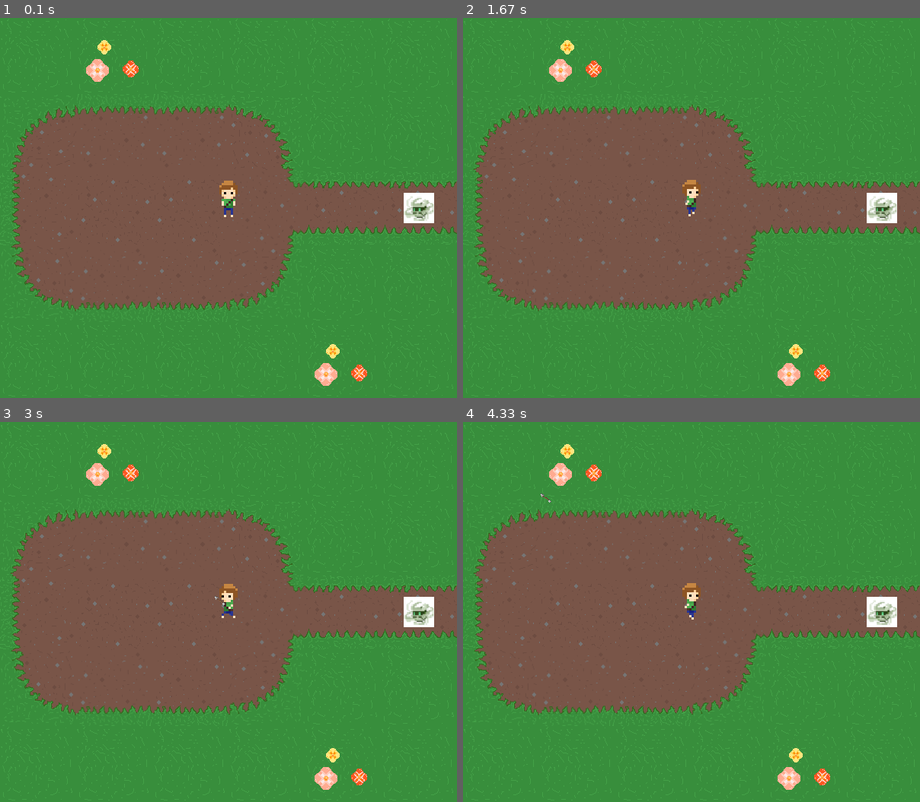
Above: before the commit, frames 1-4 (two rows, left to right).
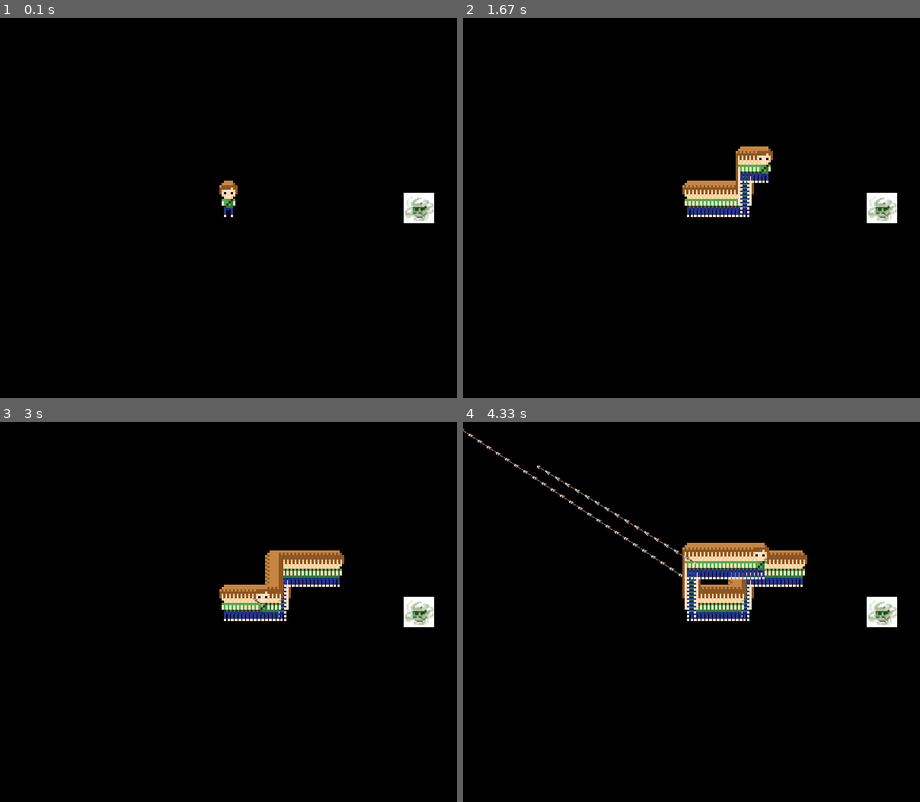
Above: after the commit, the same moments.

Repository: TomasPires/Projeto_Final_pygame
Game: pygame game, started from treasures_and_burial.py
Two runs of this game, one before a commit and one after it. Both use one fixed random seed, a clock stepped at 60 frames per second and the inputs below.
Inputs:
- Up to frame 1 (0.1 s): no input
- Up to frame 2 (1.67 s): tap Space at 0.33 s; hold D 0.67-1.13 s; hold W 1.17-1.47 s; hold D from 1.5 s (still down)
- Up to frame 3 (3 s): release D at 1.97 s; hold A 2-2.53 s; hold S 2.57-2.87 s; hold A from 2.9 s (still down); tap Space at 2.97 s
- Up to frame 4 (4.33 s): tap Space at 3.27, 3.4, 3.8, 4.1 s; release A at 3.3 s; hold W 3.33-3.7 s; hold D from 3.73 s (still down)

The runs differ from the first frame. In frame 1, 99% of the frame differs, in the area x 0-100%, y 0-100%; in frame 2, 99%; in frame 3, 99%; in frame 4, 99%.

Commit message:
Continuação mudança de mapa

Diff:
--- a/treasures_and_burial.py
+++ b/treasures_and_burial.py
@@ -25,40 +25,13 @@
 window = pygame.display.set_mode((WIDTH, HEIGHT))
 pygame.display.set_caption('Treasures and Burial')
 clock = pygame.time.Clock()
-
+map_n0 = 1
+map_n1 = 1
 
 def load_assets():
     assets = {}
     assets['arrow_img'] = pygame.image.load('Pixel_TreasuresandBurial/props/objects/projectiles/arrow-16x16.png').convert_alpha()
     assets['character_img'] = pygame.image.load('Pixel_TreasuresandBurial/props/characters/front/char0.0-96x96.png').convert_alpha()
-    char_front = []
-    for i in range(0,8):
-        filename = 'Pixel_TreasuresandBurial/props/characters/front/char0.{0}-96x96.png'.format(i)
-        img = pygame.image.load(filename).convert_alpha()
-        img = pygame.transform.scale(img,(CHAR_SIZE, CHAR_SIZE))
-        char_front.append(img)
-    char_right = []
-    for i in range(0,10):
-        filename = 'Pixel_TreasuresandBurial/props/characters/right/char1.{0}-96x96.png'.format(i)
-        img = pygame.image.load(filename).convert_alpha()
-        img = pygame.transform.scale(img,(CHAR_SIZE, CHAR_SIZE))
-        char_right.append(img)
-    char_back = []
-    for i in range(0,8):
-        filename = 'Pixel_TreasuresandBurial/props/characters/back/char2.{0}-96x96.png'.format(i)
-        img = pygame.image.load(filename).convert_alpha()
-        img = pygame.transform.scale(img,(CHAR_SIZE, CHAR_SIZE))
-        char_back.append(img)
-    char_left = []
-    for i in range(0,10):
-        filename = 'Pixel_TreasuresandBurial/props/characters/left/char3.{0}-96x96.png'.format(i)
-        img = pygame.image.load(filename).convert_alpha()
-        img = pygame.transform.scale(img,(CHAR_SIZE, CHAR_SIZE))
-        char_left.append(img)
-    assets['char_front'] = char_front
-    assets['char_right'] = char_right
-    assets['char_back'] = char_back
-    assets['char_left'] = char_left
     assets['init_screen'] = pygame.image.load('Pixel_TreasuresandBurial/img/introscreen-500x400.png').convert()
     assets['init_screen'] = pygame.transform.scale(assets['init_screen'], (WIDTH,HEIGHT))
     over_anim = []
@@ -68,6 +41,34 @@
         img = pygame.transform.scale(img,(WIDTH,HEIGHT))
         over_anim.append(img)
     assets['over_screen'] = over_anim
+    anim_right = []
+    anim_left = []
+    anim_front = []
+    anim_back = []
+    for i in range(10):
+        frame_right = 'Pixel_TreasuresandBurial/props/characters/right/char1.{0}-96x96.png'.format(i)
+        img = pygame.image.load(frame_right).convert_alpha()
+        img = pygame.transform.scale(img,(CHAR_SIZE,CHAR_SIZE))
+        anim_right.append(img)
+    assets['character_right'] = anim_right
+    for i in range(10):
+        frame_left = 'Pixel_TreasuresandBurial/props/characters/left/char3.{0}-96x96.png'.format(i)
+        img = pygame.image.load(frame_left).convert_alpha()
+        img = pygame.transform.scale(img,(CHAR_SIZE,CHAR_SIZE))
+        anim_left.append(img)
+    assets['character_left'] = anim_left
+    for i in range(8):
+        frame_front = 'Pixel_TreasuresandBurial/props/characters/front/char0.{0}-96x96.png'.format(i)
+        img = pygame.image.load(frame_front).convert_alpha()
+        img = pygame.transform.scale(img,(CHAR_SIZE,CHAR_SIZE))
+        anim_front.append(img)
+    assets['character_front'] = anim_front
+    for i in range(8):
+        frame_back = 'Pixel_TreasuresandBurial/props/characters/back/char2.{0}-96x96.png'.format(i)
+        img = pygame.image.load(frame_back).convert_alpha()
+        img = pygame.transform.scale(img,(CHAR_SIZE,CHAR_SIZE))
+        anim_front.append(img)
+    assets['character_back'] = anim_back
     anim_torch = []
     for i in range(1,5):
         frame_torch = 'Pixel_TreasuresandBurial/props/animation/fire{0}-128x128.png'.format(i)
@@ -149,29 +150,22 @@
     def __init__(self, groups, assets):
         pygame.sprite.Sprite.__init__(self)
 
-        self.groups = groups
-        self.assets = assets
-        #Tiro
-        self.last_shot = pygame.time.get_ticks()
-        self.shoot_ticks = 500
-        #Animção
-        self.imgkey = 'char_front'
-        self.index = 0
-        #Imagem
-        self.image = self.assets[self.imgkey][self.index]
+        self.image = assets['character_img']
         self.rect = self.image.get_rect()
         self.mask = pygame.mask.from_surface(self.image)
         self.rect.centerx = WIDTH/2
         self.rect.centery = HEIGHT/2
-        #Movimento
         self.delta = {"left":0,"right":0,"up":0,"down":0}
         self.speed = 5
+        self.groups = groups
+        self.assets = assets
+
+        self.last_shot = pygame.time.get_ticks()
+        self.shoot_ticks = 500
 
     def update(self):
-        self.deltax = (self.delta["right"]-self.delta["left"])*self.speed #Variáveis de delta para serem utilizadas, também, na animação
-        self.deltay = (self.delta["down"]-self.delta["up"])*self.speed
-        self.rect.x += self.deltax
-        self.rect.y += self.deltay
+        self.rect.x += (self.delta["right"]-self.delta["left"])*self.speed
+        self.rect.y += (self.delta["down"]-self.delta["up"])*self.speed
 
         if self.rect.right > WIDTH:
             self.rect.right = WIDTH
@@ -181,31 +175,6 @@
             self.rect.top = 0
         if self.rect.bottom > HEIGHT:
             self.rect.bottom = HEIGHT
-
-        if self.deltax != 0:
-            if self.delta['right'] > 0:
-                self.imgkey = 'char_right'
-                self.index += 1
-            elif self.delta['left'] > 0:
-                self.imgkey = 'char_left'
-                self.index += 1
-        elif self.deltay != 0 and self.deltax == 0:
-            if self.delta['up'] > 0:
-                self.imgkey = 'char_back'
-                self.index += 1
-            elif self.delta['down'] > 0:
-                self.imgkey = 'char_front'
-                self.index += 1
-        elif self.deltax == 0 and self.deltay == 0:
-            self.imgkey = 'char_front'
-            self.index = 0
-
-        if self.index >= len(self.assets[self.imgkey]):
-            self.index = 0
-
-        self.image = self.assets[self.imgkey][self.index]
-
-
 
     def shoot(self):
         now = pygame.time.get_ticks()
@@ -305,34 +274,26 @@
         self.rect = self.image.get_rect()
 
 #Função de troca de mapa
-def map_def(player,map_n0,map_n1,assets):
+def map_def(player,map_name):
+
+    if player.rect.top == 0 and 500 < player.rect.centerx < 600:
+        if 'map{0}.{1}'.format(map_n0,(map_n1+1)) in assets['maps']:
+            map_n1 += 1
+            player.rect.centerx = 0
+        else:
+            map_n1 += 0
+    elif 200 < player.rect.centery < 300 and player.rect.right == WIDTH:
+        if 'map{0}.{1}'.format((map_n0+1),map_n1) in assets['maps']:
+            map_n0 += 1
+            player.rect.centerx = 0
+        else:
+            map_n0 += 0
+
     map_name = 'map{0}.{1}'.format(map_n0,map_n1)
-    map_key = map_name
-    map_img = assets['maps'][map_key]
-    if player.rect.top == 0 and 500 < player.rect.centerx < 600:
-        try:
-            map_n1 +=1
-            MAP = map_def(player,map_n0,map_n1,assets)
-            window.blit(MAP,(0,0))
-            pygame.display.update()
-        except:
-            map_n1 +=0
-    elif 200 < player.rect.centery < 300 and player.rect.right == WIDTH:
-        try:
-            map_n0 += 1
-            MAP = map_def(player,map_n0,map_n1,assets)
-            window.blit(MAP,(0,0))
-            pygame.display.update()
-        except:
-            map_n0 += 0
-    map_name = 'map{0}.{1}'.format(map_n0,map_n1)
-    map_key = map_name
-    map_img = assets['maps'][map_key]
-    return map_img
+    map_img = assets['maps'][map_name]
+    return map_n0,map_n1
 
 def game_window(window):
-    map_n0 = 1 #primeiro digito do código do mapa
-    map_n1 = 1 #segundo digito do código do mapa
     #grupos das sprites
     all_sprites = pygame.sprite.Group()
     all_arrows = pygame.sprite.Group()
@@ -345,7 +306,7 @@
     assets = load_assets()
     player = Char(groups, assets)
     enemy = Enemy(groups, assets, player)
-    water_mask = MapMask(assets['masks']['map2.2'])
+    water_mask = MapMask(assets['masks']['map3.1'])
     all_sprites.add(player)
     all_enemies.add(enemy)
     water_mask_group.add(water_mask)
@@ -394,9 +355,6 @@
             player.undo()
             print(in_water)
 
-        MAP = map_def(player,map_n0,map_n1,assets)
-        window.blit(MAP,(0,0))
-
         all_sprites.draw(window)
         all_arrows.draw(window)
         all_enemies.draw(window)
